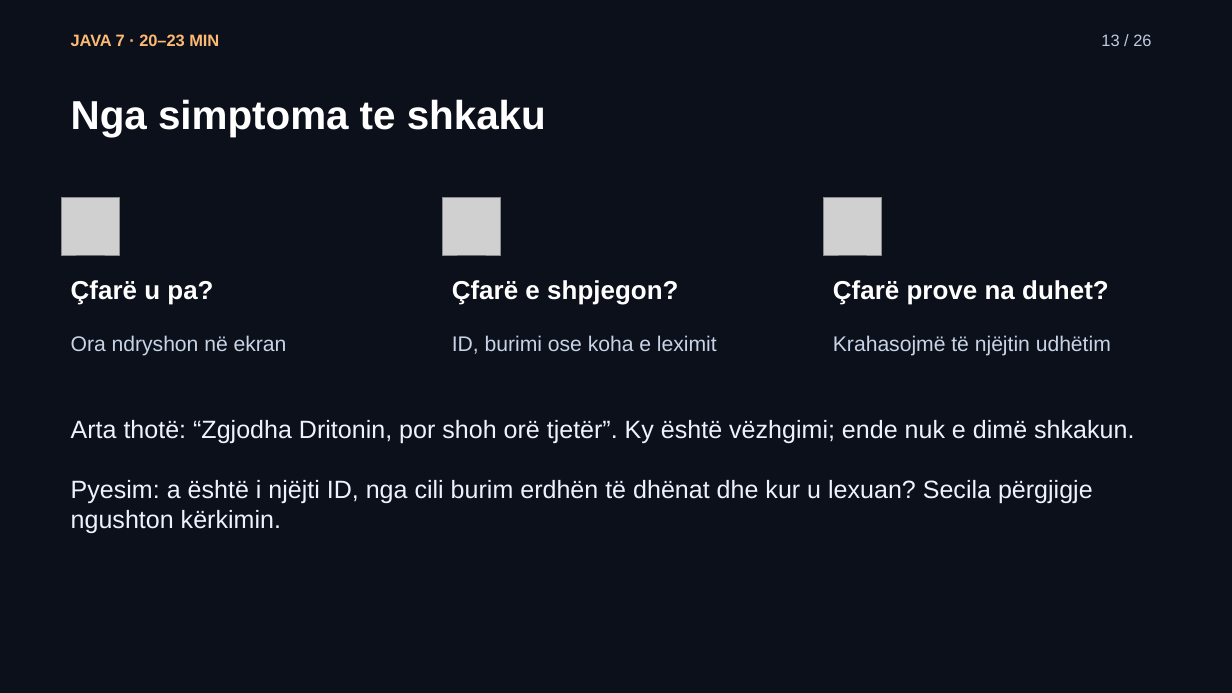
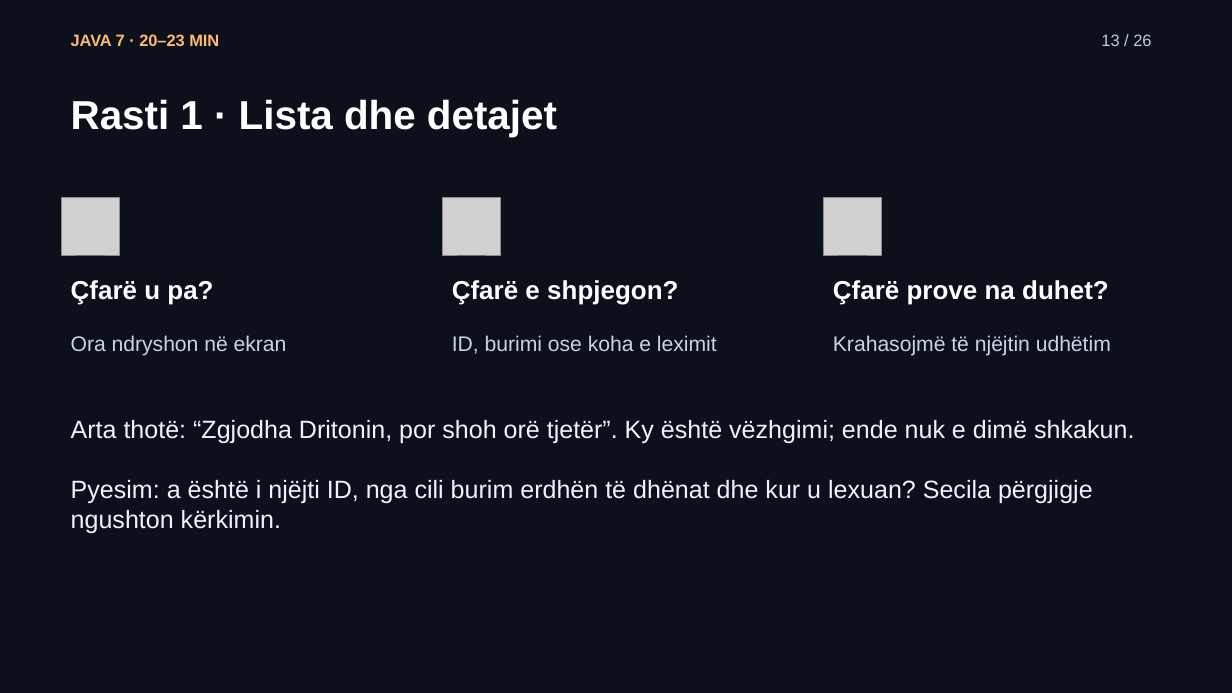
Before and after one commit to arbenl/arbenl.github.io, a slide deck: slide 13 of lendet/2026-2027/mobile/lectures/ligjerata-07-kontrolli-mvp-rideshare-2026.pptx. Drawn at 1232x693 pixels with LibreOffice and Linux fonts; fonts in the diff are those of the drawing; grey boxes stand for pictures. Boxes give left, top, right and bottom in pixels: in the first picture for what was removed or moved away, otherwise in the second. Text is boxed around its words. In the diff, an @@ line names an element or a change of style, - is before the commit and + after.

```diff
--- a/lendet/2026-2027/mobile/lectures/ligjerata-07-kontrolli-mvp-rideshare-2026.pptx
+++ b/lendet/2026-2027/mobile/lectures/ligjerata-07-kontrolli-mvp-rideshare-2026.pptx
@@ text at (x1=71, y1=99, x2=557, y2=137): text changed @@
-Nga simptoma te shkaku
+Rasti 1 · Lista dhe detajet
```
Also in this commit, not shown: 18 other slides changed, 1 slide added, 1 slide removed, 12 other files.
